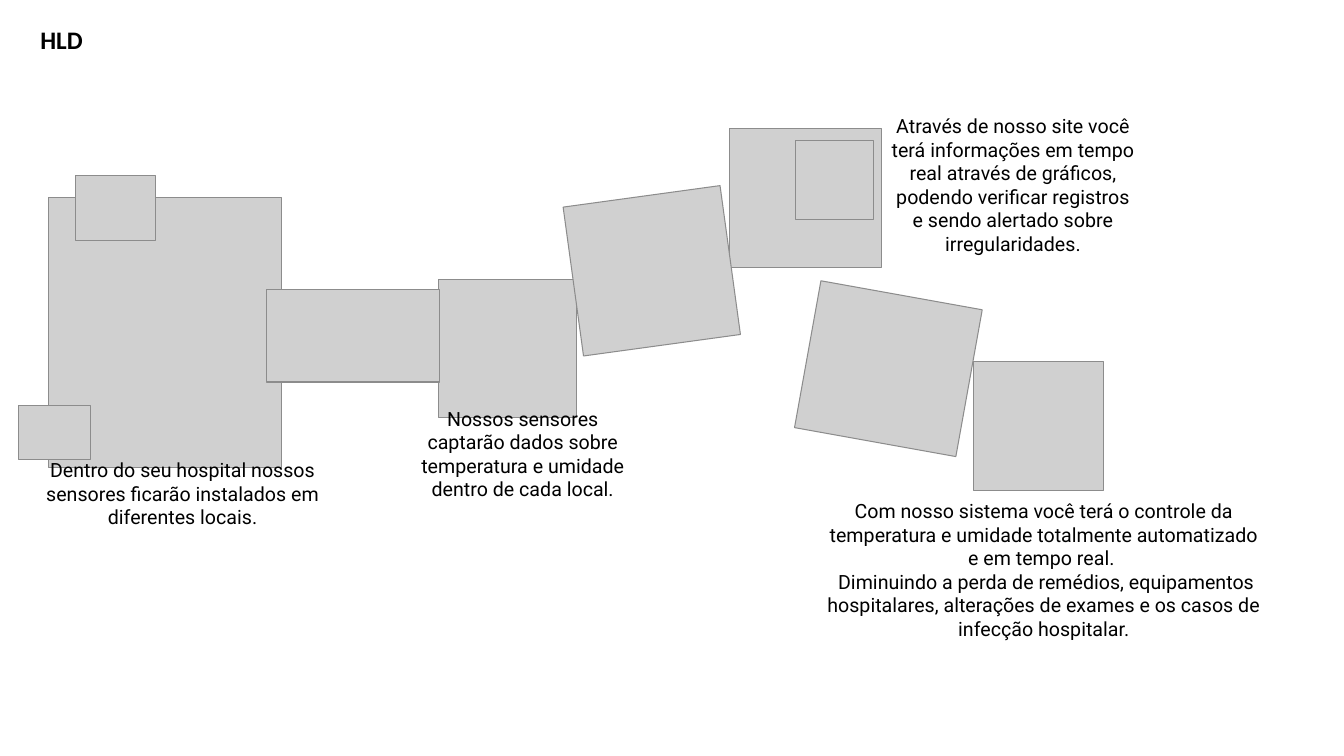
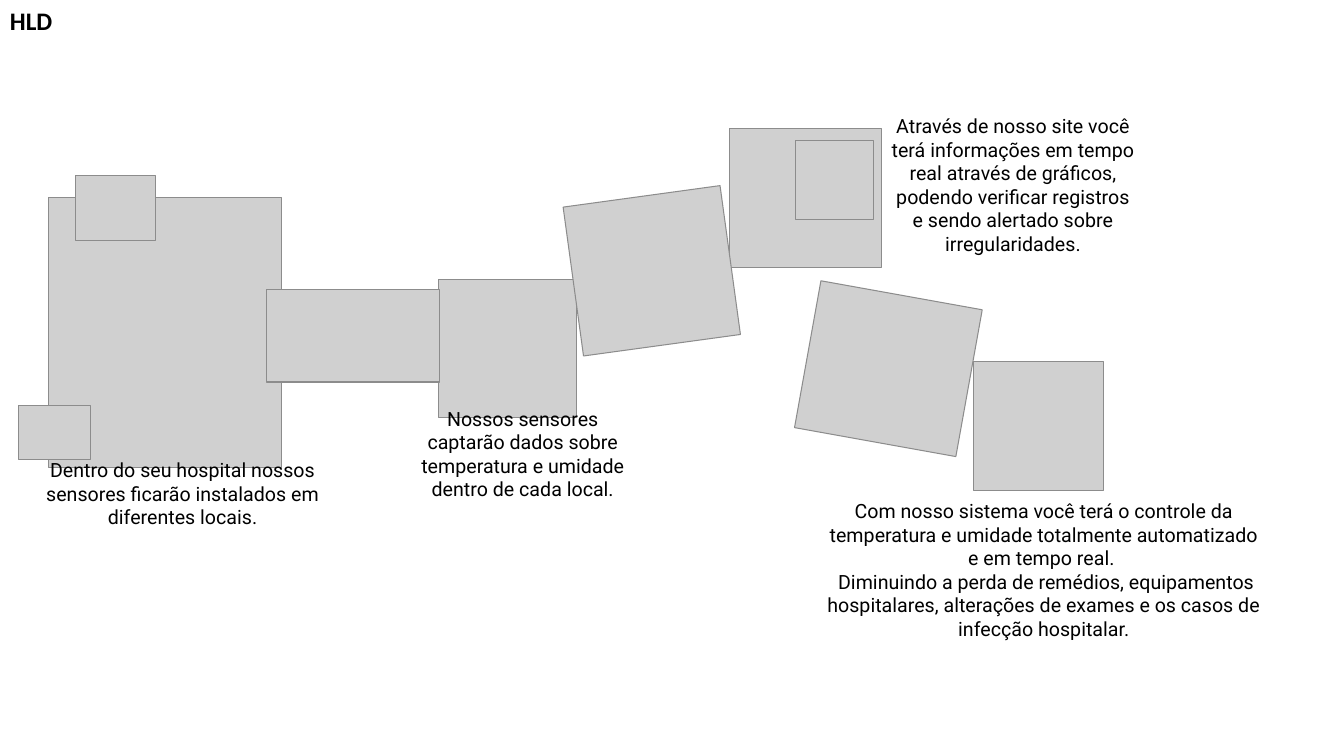
Before and after one commit to victorsamir-bandtec/Sersor-Vital, a slide deck: slide 3 of Desenhos/hldelld.pptx. Drawn at 1344x756 pixels with LibreOffice and Linux fonts; fonts in the diff are those of the drawing; grey boxes stand for pictures. Boxes give left, top, right and bottom in pixels: in the first picture for what was removed or moved away, otherwise in the second. Text is boxed around its words. In the diff, an @@ line names an element or a change of style, - is before the commit and + after.

```diff
--- a/Desenhos/hldelld.pptx
+++ b/Desenhos/hldelld.pptx
@@ text "HLD": place and size @@
-text "HLD" at [40, 32, 82, 49]
+text "HLD" at [10, 13, 52, 30]
```
Also in this commit, not shown: 1 other slide changed, 1 other file.
